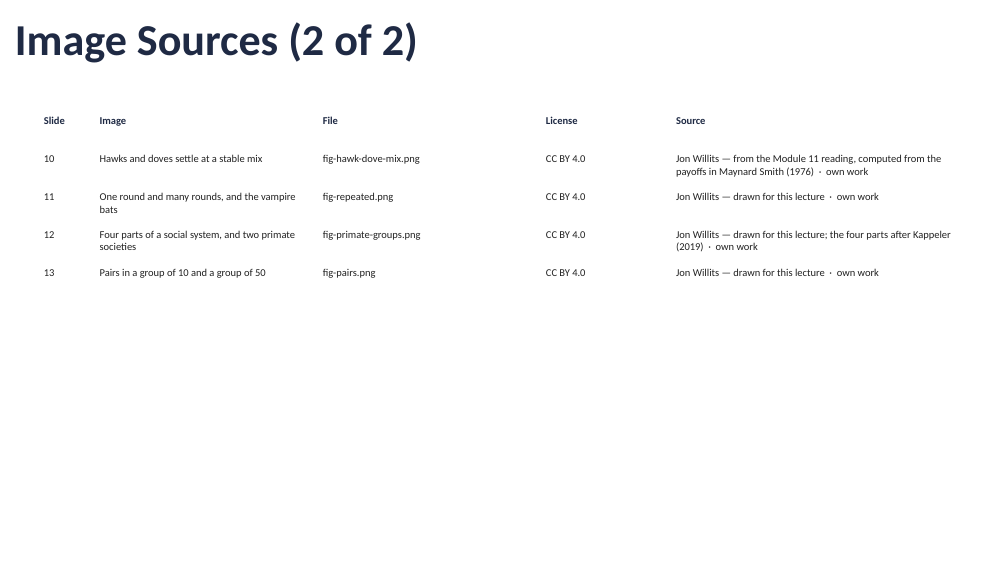
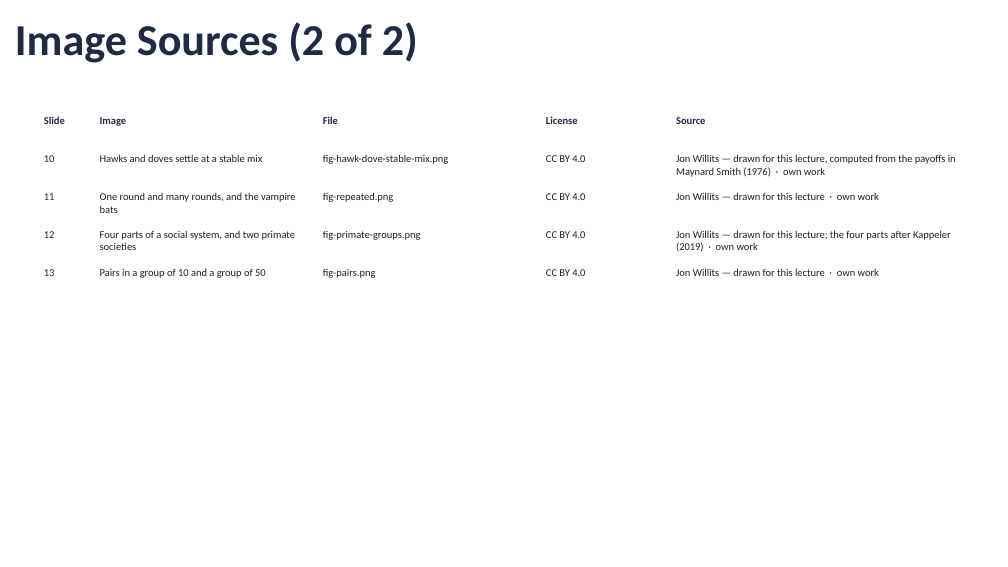
Before and after one commit to jonwillits/intro_to_bcs, a slide deck: slide 15 of social_cognition/social_cognition_lecture_1.pptx (slide 16 before the commit). Drawn at 1008x567 pixels with LibreOffice and Linux fonts; fonts in the diff are those of the drawing. Boxes give left, top, right and bottom in pixels: in the first picture for what was removed or moved away, otherwise in the second. Text is boxed around its words. In the diff, an @@ line names an element or a change of style, - is before the commit and + after.

Commit message:
Module 11: Lab 11 handout and link; lecture 11.1 PDF

```diff
--- a/social_cognition/social_cognition_lecture_1.pptx
+++ b/social_cognition/social_cognition_lecture_1.pptx
@@ table at <box>38,113,968,302</box> @@
-row 2, column 3: fig-hawk-dove-mix.png
+row 2, column 3: fig-hawk-dove-stable-mix.png
-row 2, column 5: Jon Willits — from the Module 11 reading, computed from the payoffs in Maynard Smith (1976) · own work
+row 2, column 5: Jon Willits — drawn for this lecture, computed from the payoffs in Maynard Smith (1976) · own work
```
Also in this commit, not shown: 2 other slides changed, 1 slide added, 2 slides removed, 6 other files.
